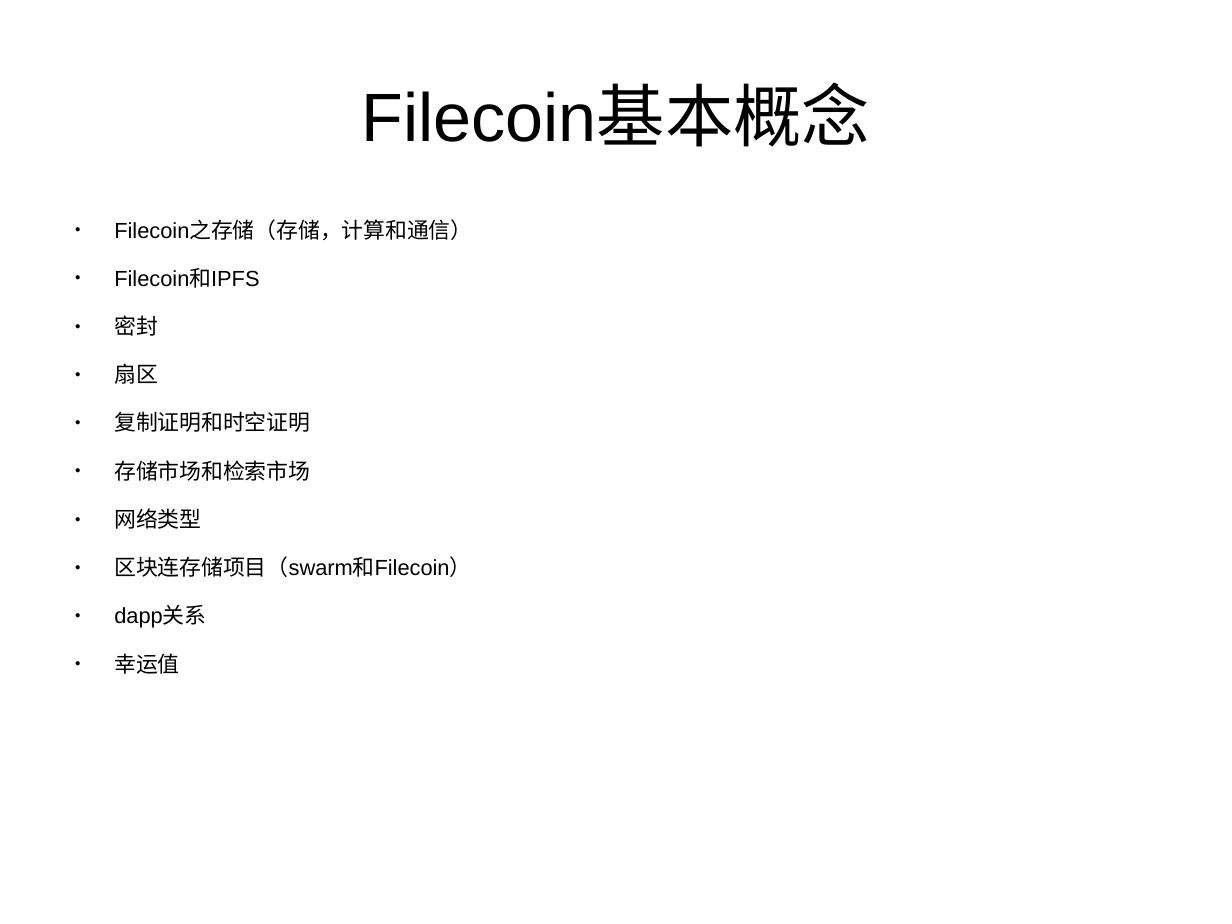
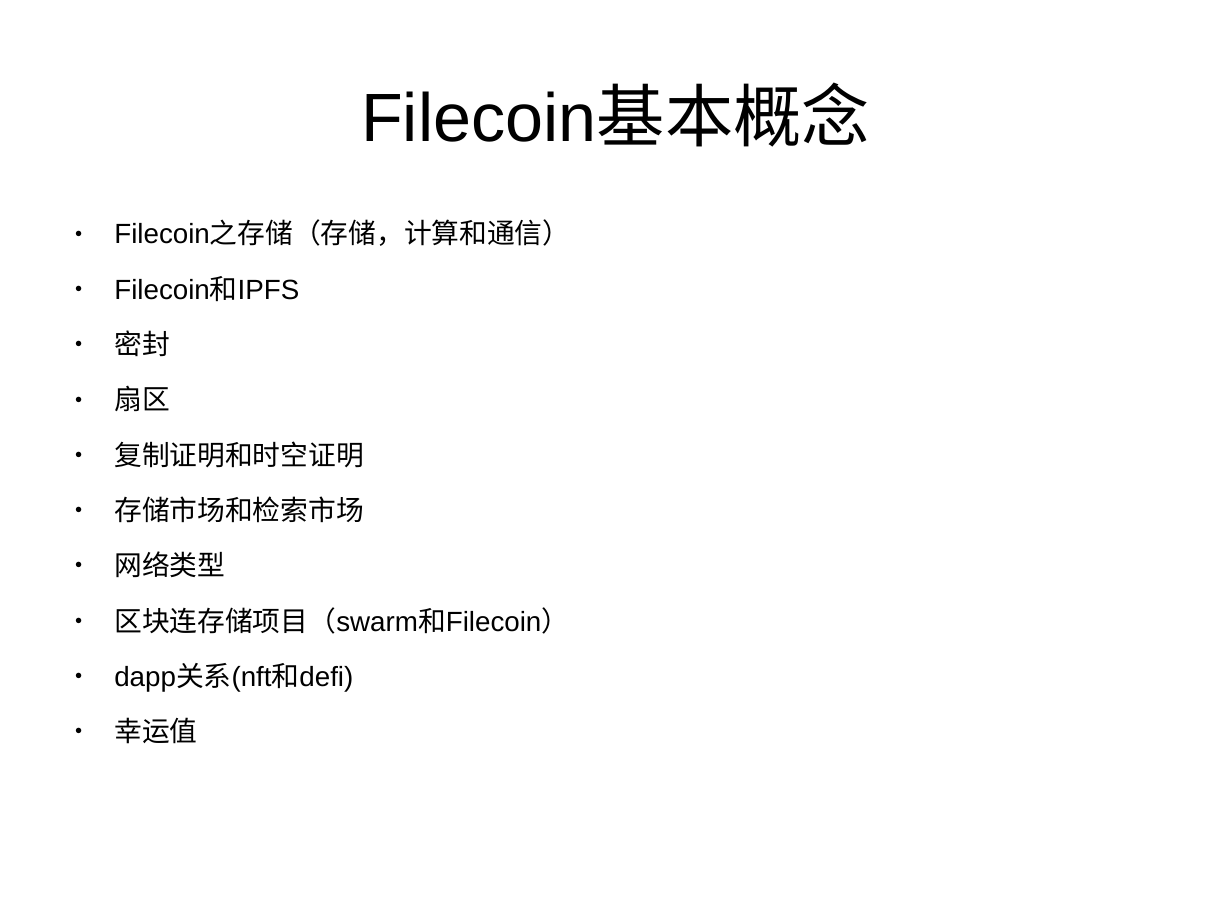
Before and after one commit to xingzjx/blockchain, a slide deck: slide 2 of filecoin/filecoin_share.pptx. Drawn at 1232x924 pixels with LibreOffice and Linux fonts; fonts in the diff are those of the drawing; background and template pictures are left out. Boxes give left, top, right and bottom in pixels: in the first picture for what was removed or moved away, otherwise in the second. Text is boxed around its words. In the diff, an @@ line names an element or a change of style, - is before the commit and + after.

```diff
--- a/filecoin/filecoin_share.pptx
+++ b/filecoin/filecoin_share.pptx
@@ text at <box>114,222,570,744</box>: size 14.1 to 17.9 pt in "Filecoin之存储（存储，计算和通信）", "Filecoin和IPFS", "密封", "扇区" and 5 more places @@
@@ text at <box>114,664,353,691</box>: text changed; size 14.1 to 17.9 pt @@
-● dapp关系
+● dapp关系(nft和defi)
```
Also in this commit, not shown: 4 other slides changed, 6 slides added.
